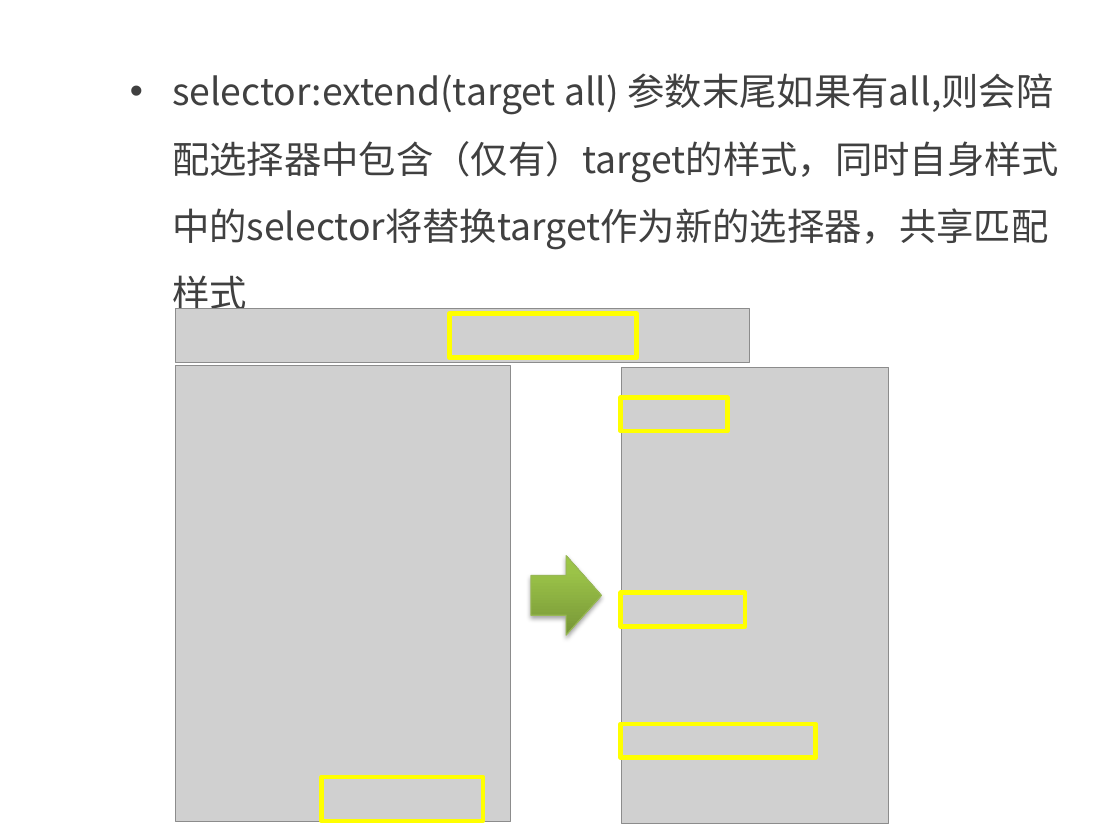
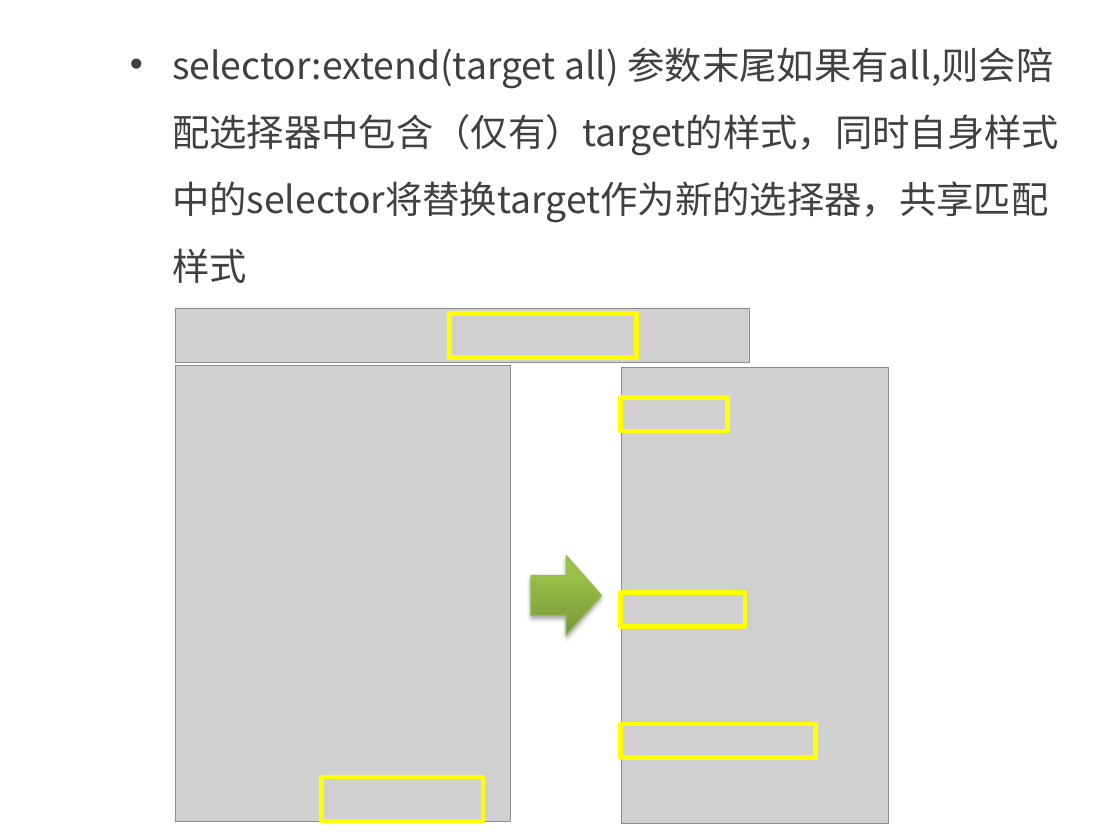
Before and after one commit to kong66/less-class, a slide deck: slide 13 of less-6-合并.pptx. Drawn at 1120x840 pixels with LibreOffice and Linux fonts; fonts in the diff are those of the drawing; grey boxes stand for pictures. Boxes give left, top, right and bottom in pixels: in the first picture for what was removed or moved away, otherwise in the second. Text is boxed around its words. In the diff, an @@ line names an element or a change of style, - is before the commit and + after.

```diff
--- a/less-6-合并.pptx
+++ b/less-6-合并.pptx
@@ text "selector:extend(target all) 参数末尾如果有all,则会陪配选择器中包含（仅有）target的 ..." rewrapped from box(172, 73, 1059, 317) to box(172, 47, 1059, 283) @@
```
Also in this commit, not shown: 6 slides added, 6 other files.
